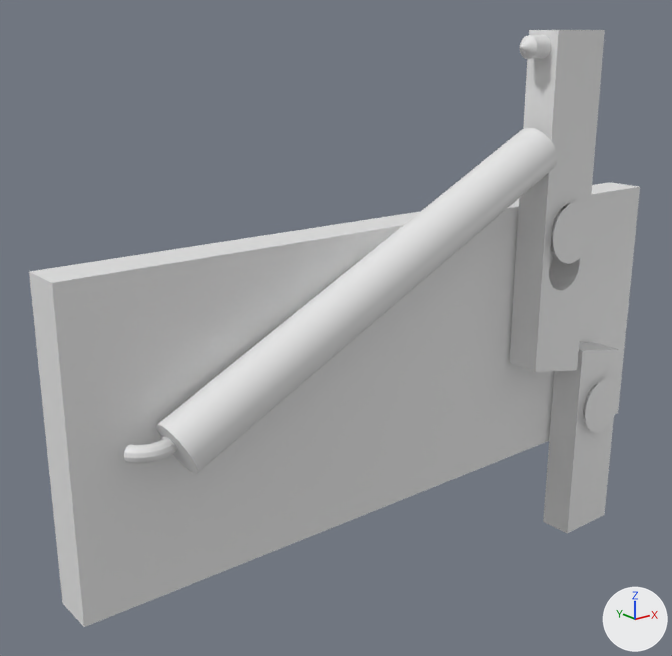
The Blender file firing mechanism.blend, before and after one commit.
One viewpoint serves both versions: a 50 mm lens placed at (-0.1087, -0.0851, 0.0242), pointed at (-0.0329, 0.0097, -0.0137). The axes (+X, +Y, +Z) are drawn at lower right. The lights are the same throughout.

Before the edit, the objects in view are built like this:
```python
me_cylinder_001 = bpy.data.meshes.new('Cylinder.001')
me_cylinder_001.from_pydata(...)  # 768 vertices, 514 faces; spans x -0.0048..0.0048, y -0.0048..0.0048, z -0.005..0.006
me_cylinder_004 = bpy.data.meshes.new('Cylinder.004')
me_cylinder_004.from_pydata(...)  # a 256-sided cylinder along z spanning x -0.0035..0.0035, y -0.0035..0.0035, z -0.0325..0.0325
me_torus_001 = bpy.data.meshes.new('Torus.001')
me_torus_001.from_pydata(...)  # 540 vertices, 530 faces; spans x -0.004..0.004, y -0.004..0.004, z -0.001..0.001
ob_cylinder_001 = bpy.data.objects.new('Cylinder.001', me_cylinder_001)
ob_cylinder_001.location = (0.011, 0.0, -0.032)
ob_cylinder_001.rotation_euler = (1.571, 0.0, 0.0)  # degrees (90, 0, 0)
ob_cylinder_001.scale = (0.929, 0.929, 0.592)
ob_cylinder_003 = bpy.data.objects.new('Cylinder.003', me_cylinder_004)
ob_cylinder_003.location = (-0.0341, 0.0, -0.0052)
ob_cylinder_003.rotation_euler = (0.0, 1.115, 0.0)  # degrees (0, 64, 0)
ob_torus_001 = bpy.data.objects.new('Torus.001', me_torus_001)
ob_torus_001.location = (-0.0657, 0.003, -0.0191)
# also in view: 'pin' at (0.0, 0.0, 0.0); 'Cylinder.002' at (0.0, -0.0003, -0.0027); 'Cube' at (-0.0245, 0.006, -0.0193); 'trig' at (0.011, 0.0, -0.0378)
```
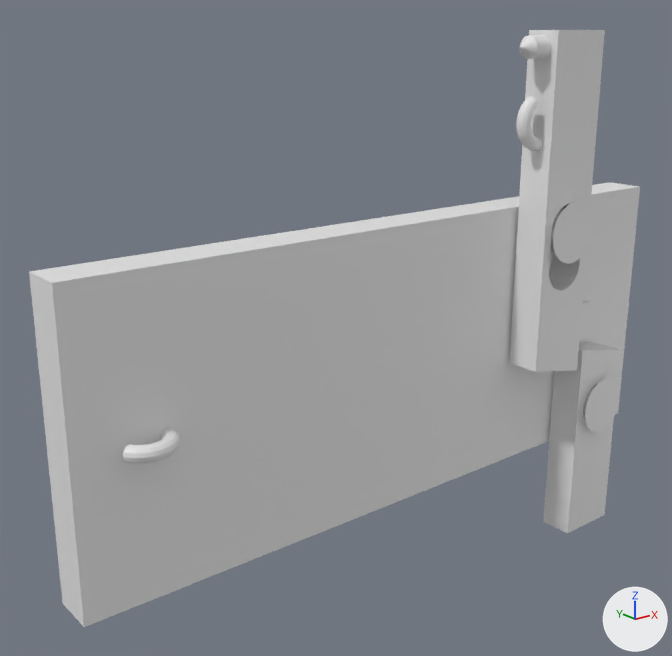
Boxes [x1, y1, x2, y2] around the edits, measured in the pictures (672 x 656 px):
'Cylinder.003', deleted: before [156, 128, 557, 474]
'loop1', added: after [516, 96, 542, 151]

What changed in the scene script:
```text
Remove ob_cylinder_003:
    ob_cylinder_003 = bpy.data.objects.new('Cylinder.003', me_cylinder_004)
    ob_cylinder_003.location = (-0.0341, 0.0, -0.0052)
    ob_cylinder_003.rotation_euler = (0.0, 1.115, 0.0)  # degrees (0, 64, 0)
Add ob_loop1:
    ob_loop1 = bpy.data.objects.new('loop1', me_torus_001.copy())  # the mesh of ob_torus_001
    ob_loop1.location = (-0.0049, 0.0, 0.0129)
    ob_loop1.rotation_euler = (1.571, 1.596, 0.0)  # degrees (90, 91, 0)
```
